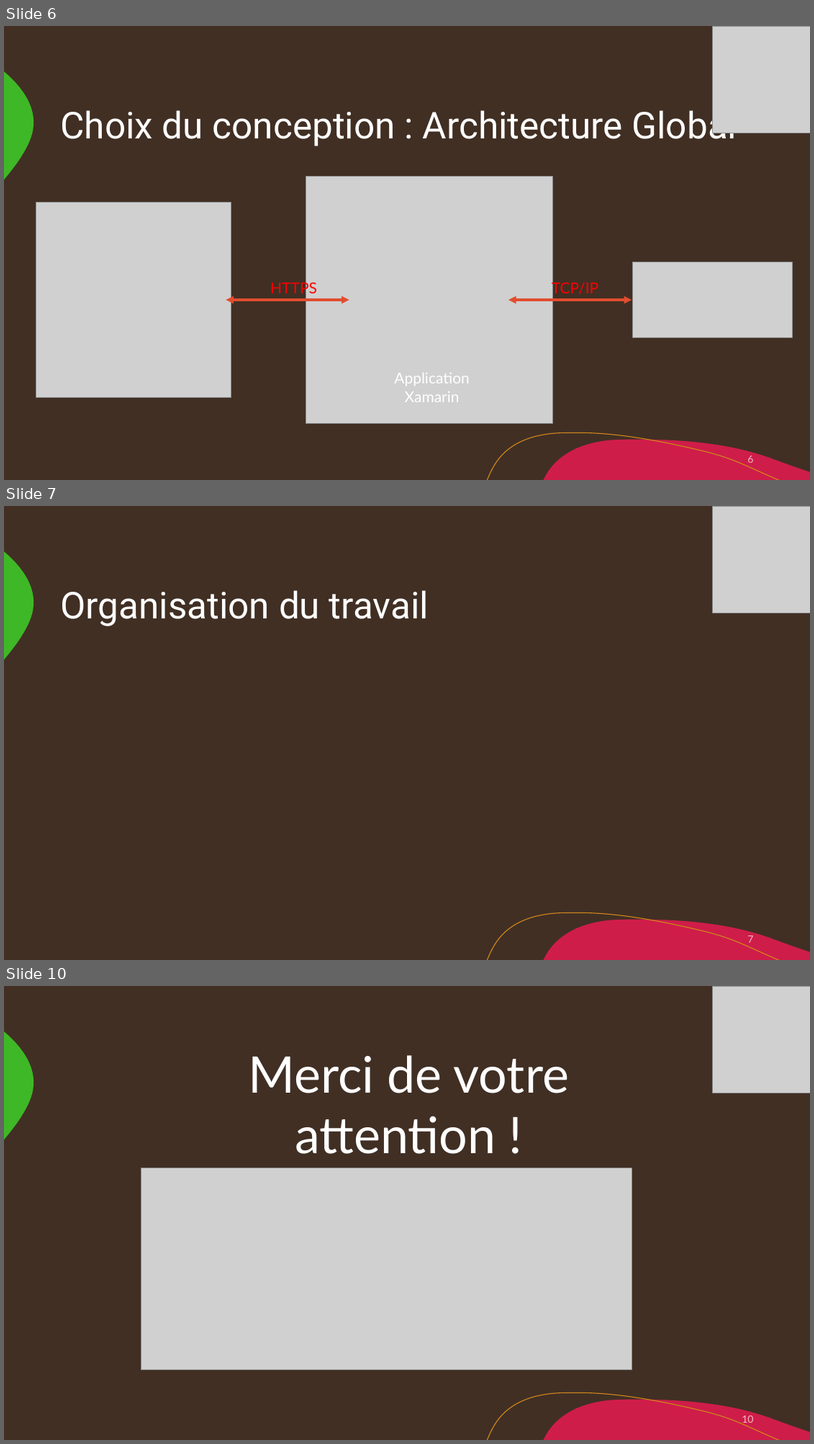
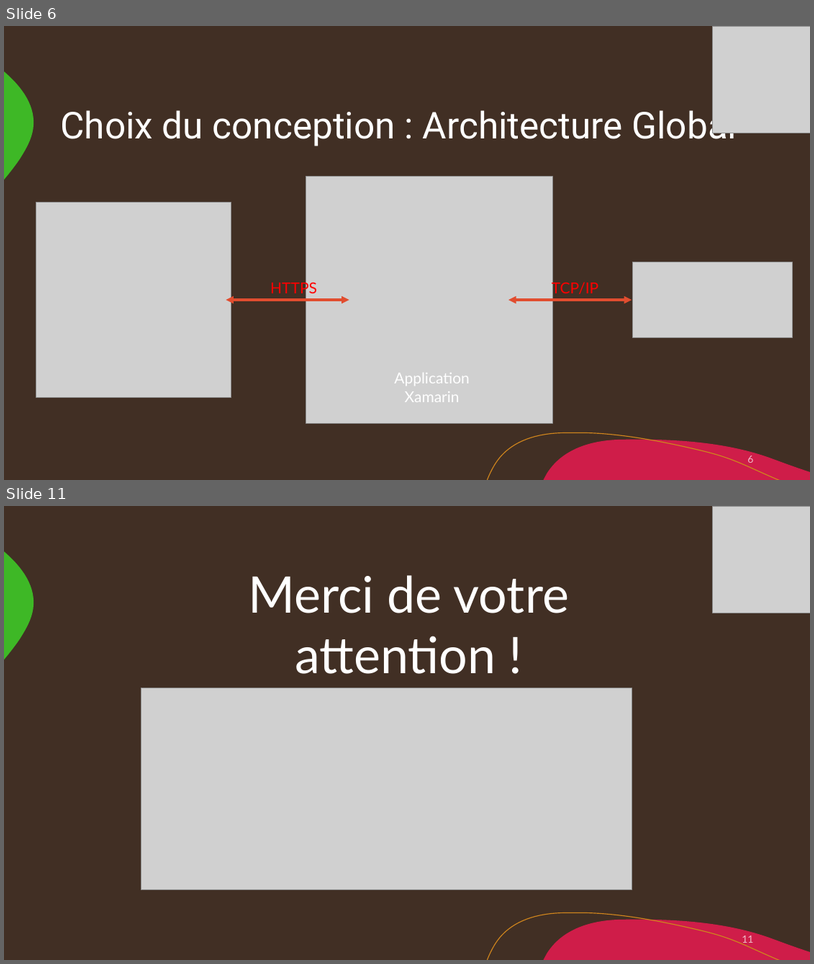
Before and after one commit to JojoProjet/BuldOry, a slide deck: files/power.pptx. Shown one above the other, each under a label of ours: slides 6, 7 and 10 before the commit, slides 6 and 11 after it; the slides between them are not shown. The pictures are 814x1444 and 814x964 pixels, drawn with LibreOffice and Linux fonts; fonts in the diff are those of the drawing; grey boxes stand for pictures. Boxes give left, top, right and bottom in pixels: in the first picture for what was removed or moved away, otherwise in the second. Text is boxed around its words. In the diff, an @@ line names an element or a change of style, - is before the commit and + after.

```diff
--- a/files/power.pptx
+++ b/files/power.pptx
@@ slide 7 removed at (x1=4, y1=506, x2=810, y2=960), background #412F24; not listed: 3 template elements that a slide beside it also shows @@
@@ picture removed at (x1=713, y1=506, x2=810, y2=613) @@
@@ title removed at (x1=60, y1=590, x2=429, y2=626) @@
-Organisation du travail
@@ page number removed at (x1=748, y1=935, x2=754, y2=942) @@
-7
@@ what was slide 10 is now slide 11 @@
@@ page number at (x1=742, y1=935, x2=754, y2=944): text changed @@
-10
+11
```
Also in this commit, not shown: 4 slides changed, 2 slides added, 47 other files.
